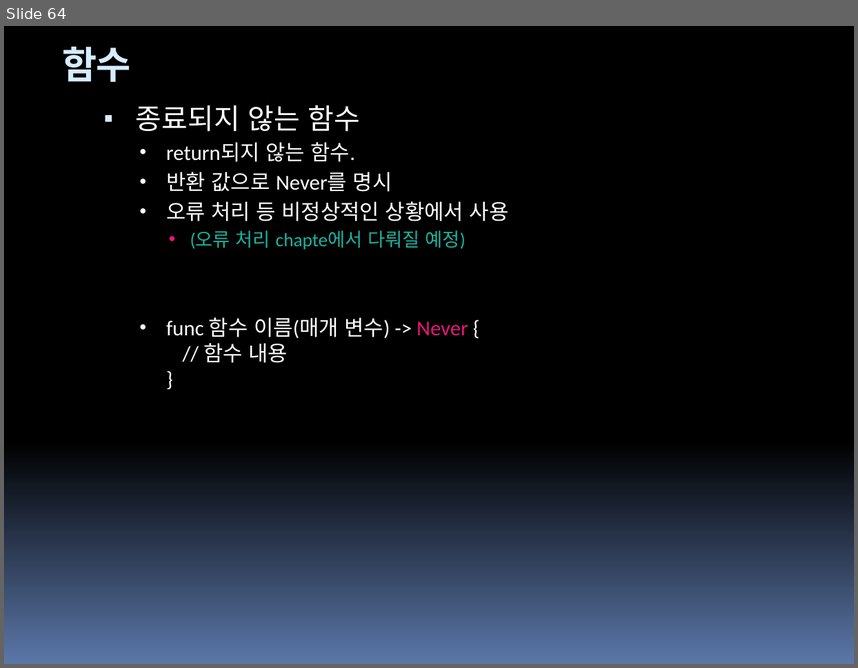
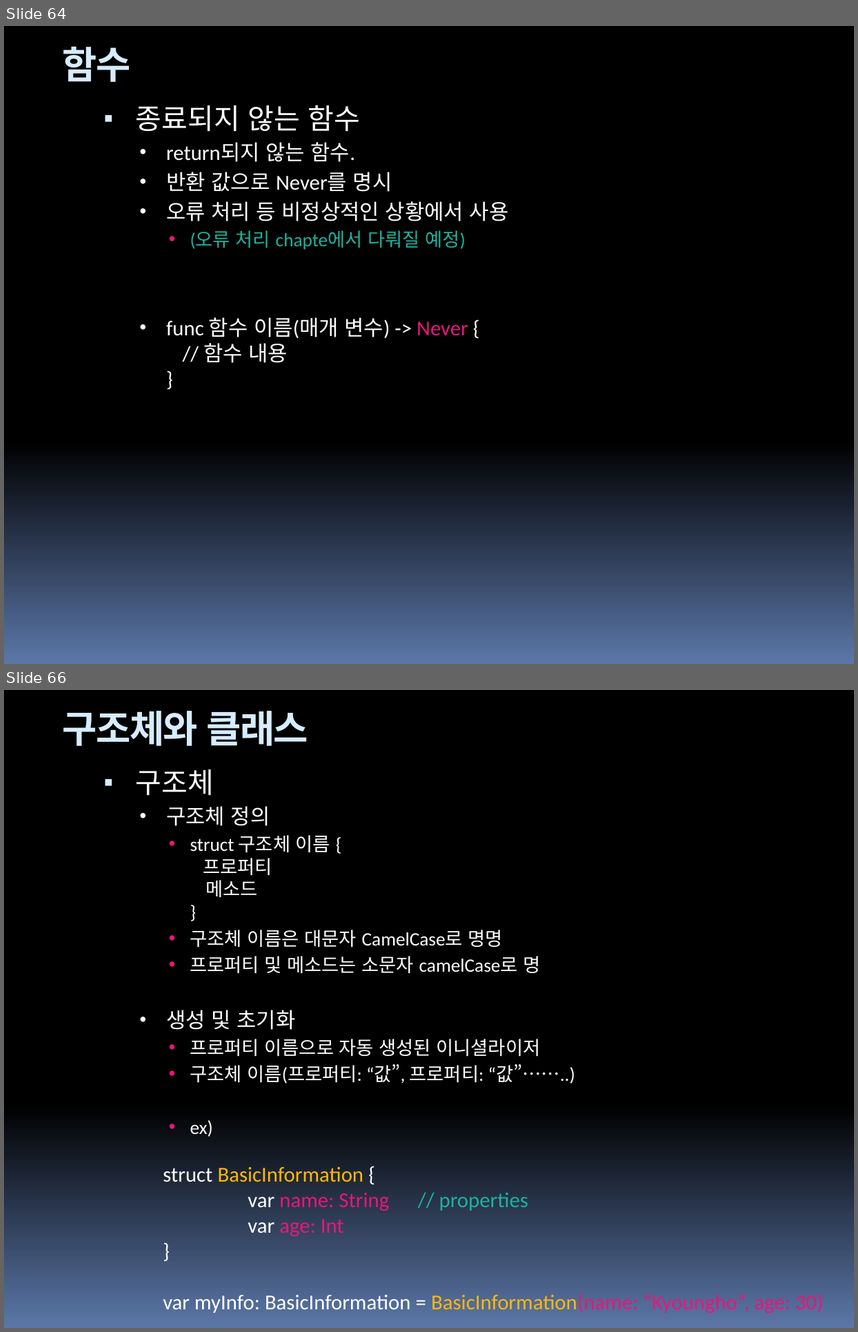
Before and after one commit to hounga13/helloSwift, a slide deck: Swift세미나자료.pptx. Shown one above the other, each under a label of ours: slide 64 before the commit, slides 64 and 66 after it; the slides between them are not shown. The pictures are 858x668 and 858x1332 pixels, drawn with LibreOffice and Linux fonts; fonts in the diff are those of the drawing. Boxes give left, top, right and bottom in pixels: in the first picture for what was removed or moved away, otherwise in the second. Text is boxed around its words. In the diff, an @@ line names an element or a change of style, - is before the commit and + after.

Commit message:
Chapter 11, struct and class

```diff
--- a/Swift세미나자료.pptx
+++ b/Swift세미나자료.pptx
@@ slide 66 added at <box>4,690,854,1328</box>, background gradient #000000 to #5B77A8; not listed: 4 template elements that a slide beside it also shows @@
@@ title added at <box>63,711,308,746</box>, 32 pt, text #D6ECFF, bold @@
+구조체와 클래스
@@ text added at <box>136,769,575,1136</box>, 16 pt, text #FFFFFF @@
+▪ 구조체
+  • 구조체 정의
+    • struct 구조체 이름 {
+      프로퍼티
+      메소드
+      }
+    • 구조체 이름은 대문자 CamelCase로 명명
+    • 프로퍼티 및 메소드는 소문자 camelCase로 명
+  • 생성 및 초기화
+    • 프로퍼티 이름으로 자동 생성된 이니셜라이저
+    • 구조체 이름(프로퍼티: “값”, 프로퍼티: “값”……..)
+    • ex)
@@ text added at <box>163,1166,824,1313</box>, 18 pt, text #EA157A @@
+struct BasicInformation {
+var name: String // properties
+var age: Int
+}
+var myInfo: BasicInformation = BasicInformation(name: “Kyoungho”, age: 30)
```
Also in this commit, not shown: 10 other slides added, 2 other files.
